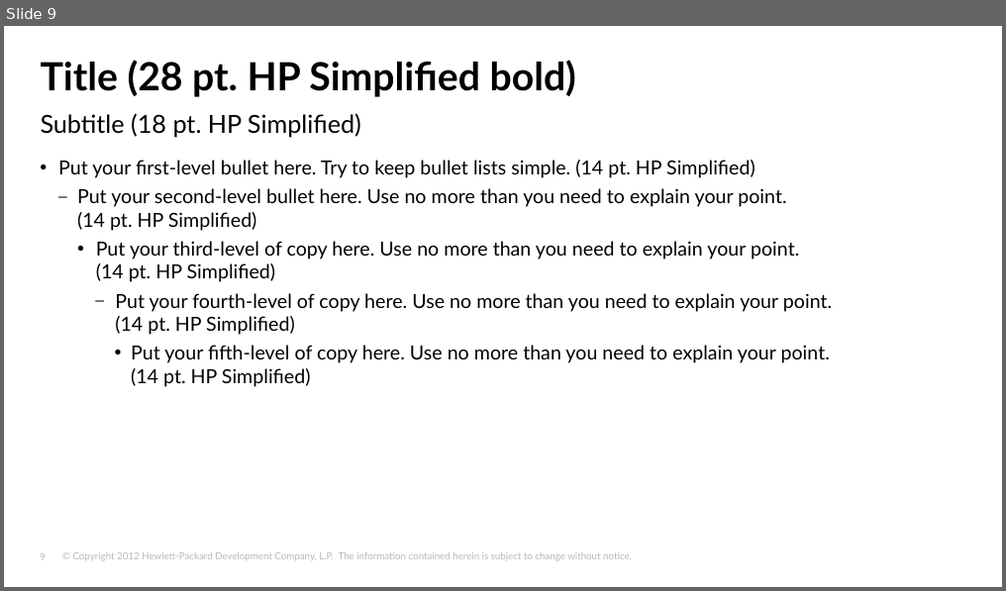
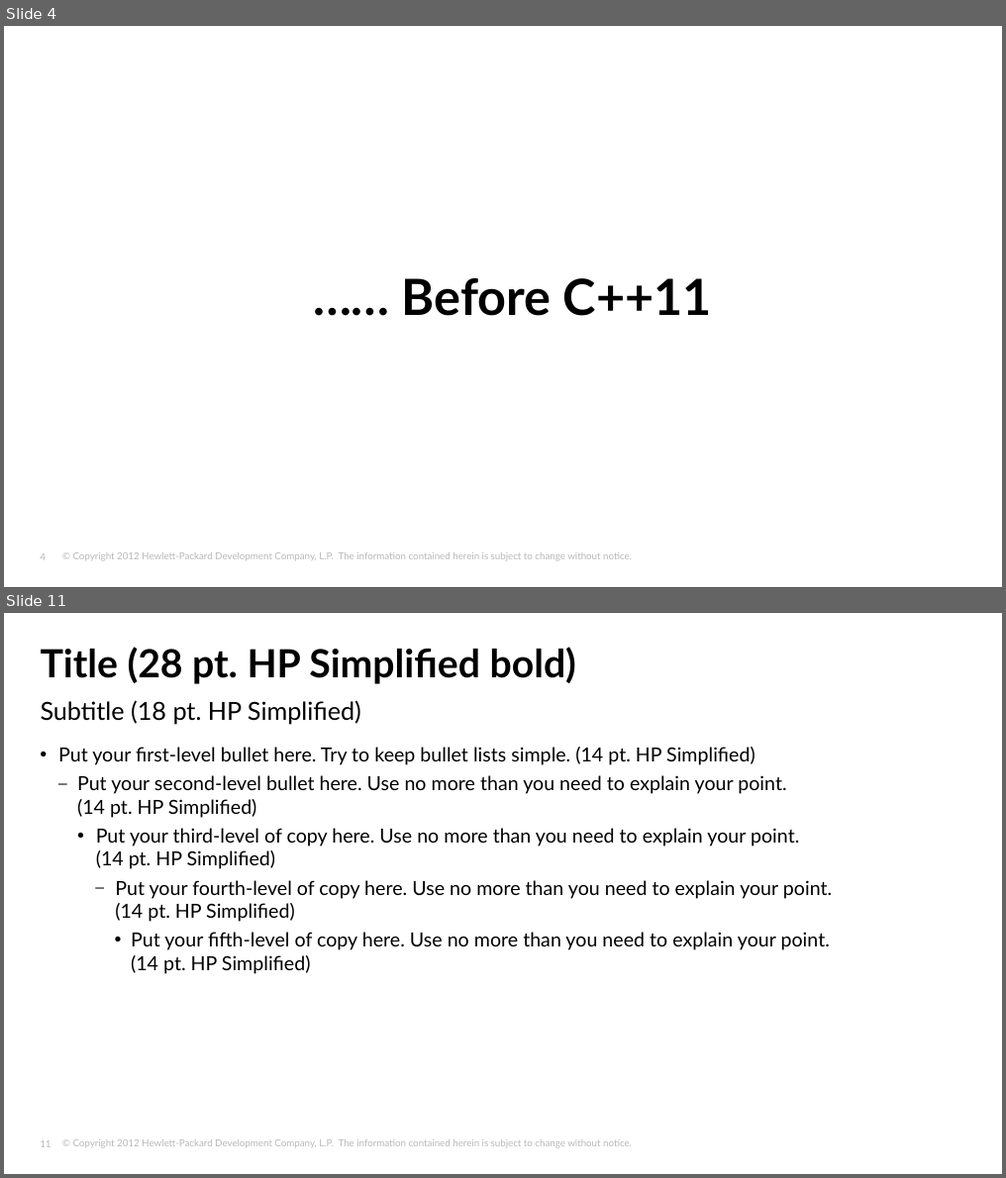
Before and after one commit to tjliupeng/CPP11, a slide deck: C++11.pptx. Shown one above the other, each under a label of ours: slide 9 before the commit, slides 4 and 11 after it; the slides between them are not shown. The pictures are 1006x591 and 1006x1178 pixels, drawn with LibreOffice and Linux fonts; fonts in the diff are those of the drawing; background and template pictures are left out. Boxes give left, top, right and bottom in pixels: in the first picture for what was removed or moved away, otherwise in the second. Text is boxed around its words. In the diff, an @@ line names an element or a change of style, - is before the commit and + after.

```diff
--- a/C++11.pptx
+++ b/C++11.pptx
@@ slide 4 added at (4, 26, 1002, 587), background #FFFFFF; not listed: 2 template elements that a slide beside it also shows @@
@@ title added at (402, 278, 712, 316), 36 pt, text #000000, bold @@
+…… Before C++11
@@ what was slide 9 is now slide 11 @@
@@ page number at (40, 1141, 51, 1148): text changed @@
-9
+11
```
Also in this commit, not shown: 9 other slides added, 8 slides removed.
